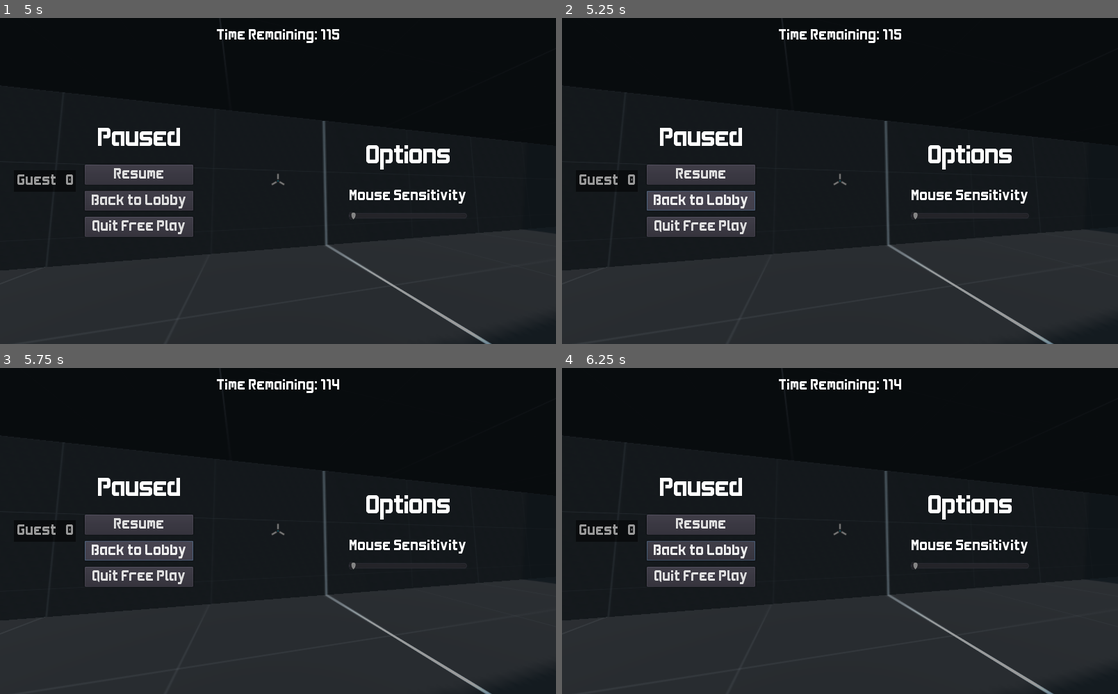
Above: before the commit, frames 1-4 (two rows, left to right).
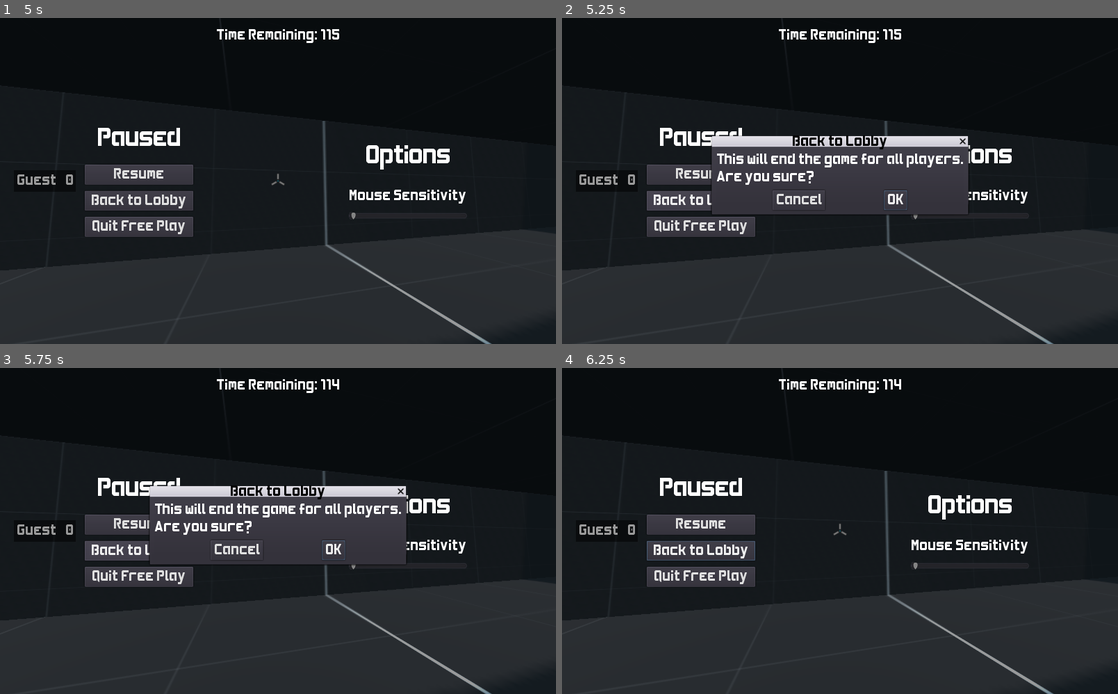
Above: after the commit, the same moments.

Repository: kdreese/godot-3D-shooter-project
Game: Godot game, scene res://src/states/Menu.tscn
Same seed, same stepped clock (60 frames per second), same inputs: the game is played once before the commit and once after it.
Inputs (mouse positions are in pixels of both pictures, inside the frame that each line leads up to):
- Up to frame 1 (5 s): click "Free Play" at 0.5 s; tap Enter at 1.25 s; move the mouse to (305, 181) at 1.27 s; press the mouse at (305, 181) at 1.28 s; hold W (move_forwards) from 1.28 s (still down); tap Space (jump) at 1.52, 2.27, 3.77, 4.52 s; move the mouse to (250, 181) at 2.02 s; release the mouse at (250, 181) at 2.03 s; click (250, 181) at 2.1 s; move the mouse to (289, 174) at 2.77 s; press the mouse at (289, 174) at 2.78 s; move the mouse to (272, 187) at 3.52 s; release the mouse at (272, 187) at 3.53 s; click (272, 187) at 3.6 s; move the mouse to (316, 184) at 4.27 s; press the mouse at (316, 184) at 4.28 s; tap Escape (ui_cancel) at 4.9 s
- Up to frame 2 (5.25 s): release W (move_forwards) at 5 s; release the mouse at (878, 184) at 5 s; click "Back to Lobby" at 5 s
- Up to frame 3 (5.75 s): no input
- Up to frame 4 (6.25 s): click (895, 550) at 5.75 s, where only the run after the commit has a clickable "OK"

Frame 1 is identical in both runs. In frame 2, 10% of the frame differs, in the area x 15-74%, y 36-61%; in frame 3, 10%; in frame 4, nothing differs.
Error in both runs: Invalid set index 'is_active' (on base: 'null instance') with value of type 'bool'. (res://src/states/Game.gd:207)

Commit message:
Show popup before returning to lobby

Diff:
--- a/src/states/PauseMenu.gd
+++ b/src/states/PauseMenu.gd
@@ -4,6 +4,7 @@
 onready var disconnect_button: Button = $"%DisconnectButton"
 onready var mouse_sens_slider: HSlider = $"%MouseSensSlider"
 onready var back_to_lobby_button: Button = $"%BackToLobbyButton"
+onready var back_to_lobby_confirmation: ConfirmationDialog = $"%BackToLobbyConfirmation"
 
 
 func _ready() -> void:
@@ -24,6 +25,10 @@
 	hide()
 
 
+func show_back_to_lobby_confirmation():
+	back_to_lobby_confirmation.popup_centered()
+
+
 func go_back_to_lobby() -> void:
 	var game := get_tree().get_root().get_node("Game")
 	game.rpc("end_of_match")
--- a/src/states/PauseMenu.tscn
+++ b/src/states/PauseMenu.tscn
@@ -92,7 +92,16 @@
 step = 0.01
 value = 1.0
 
+[node name="BackToLobbyConfirmation" type="ConfirmationDialog" parent="."]
+unique_name_in_owner = true
+margin_right = 255.0
+margin_bottom = 94.0
+window_title = "Back to Lobby"
+dialog_text = "This will end the game for all players.
+Are you sure?"
+
 [connection signal="pressed" from="C/V/Buttons/ResumeButton" to="." method="close_menu"]
-[connection signal="pressed" from="C/V/Buttons/BackToLobbyButton" to="." method="go_back_to_lobby"]
+[connection signal="pressed" from="C/V/Buttons/BackToLobbyButton" to="." method="show_back_to_lobby_confirmation"]
 [connection signal="pressed" from="C/V/Buttons/DisconnectButton" to="." method="disconnect_from_server"]
 [connection signal="value_changed" from="C2/V/MouseSensSlider" to="." method="on_mouse_sens_change"]
+[connection signal="confirmed" from="BackToLobbyConfirmation" to="." method="go_back_to_lobby"]
